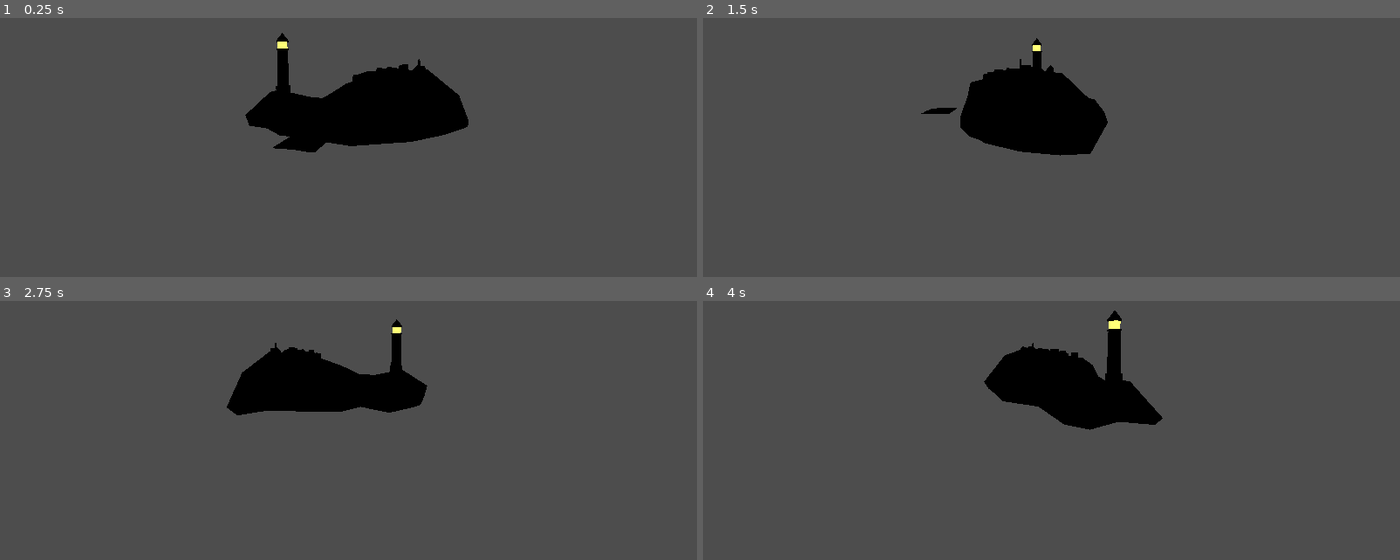
Above: before the commit, frames 1-4 (two rows, left to right).
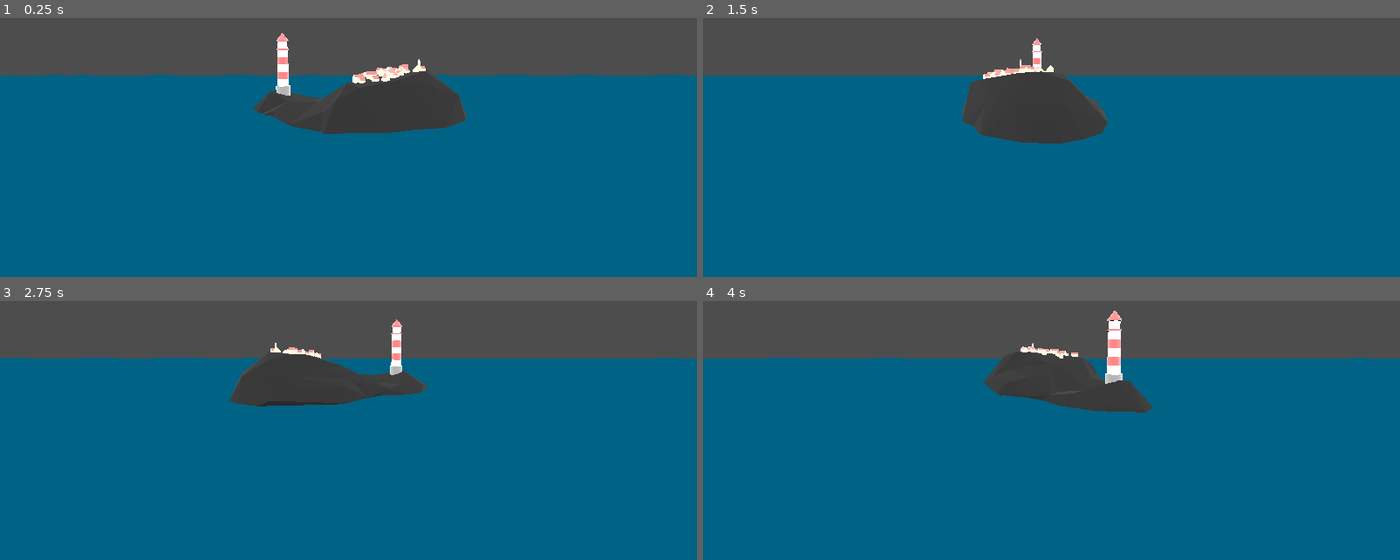
Above: after the commit, the same moments.

Repository: swstevens/Godot-and-Shaders
Game: Godot game, scene res://lighthouse_scene.tscn
Two runs of this game, one before a commit and one after it. Both use one fixed random seed, a clock stepped at 60 frames per second and the inputs below.
Inputs (mouse positions are in pixels of both pictures, inside the frame that each line leads up to):
- Up to frame 1 (0.25 s): no input
- Up to frame 2 (1.5 s): move the mouse to (1204, 62) at 0.52 s; hold Right (ui_right) 0.53-1.28 s; click (1204, 62) at 0.67 s; move the mouse to (912, 100) at 1.27 s; hold Down (ui_down) from 1.28 s (still down)
- Up to frame 3 (2.75 s): move the mouse to (outside the picture) at 2.02 s; release Down (ui_down) at 2.03 s; hold Right (ui_right) from 2.03 s (still down)
- Up to frame 4 (4 s): move the mouse to (1016, 443) at 2.77 s; release Right (ui_right) at 2.78 s; hold Up (ui_up) 2.78-3.53 s; click (1016, 443) at 2.92 s; move the mouse to (1260, 422) at 3.52 s; hold Left (ui_left) from 3.53 s (still down)

The runs differ from the first frame. In frame 1, 78% of the frame differs, in the area x 0-100%, y 5-100%; in frame 2, 78%; in frame 3, 78%; in frame 4, 78%, in the area x 0-100%, y 3-100%.

Commit message:
add basic environment light

Diff:
--- a/lighthouse_scene.tscn
+++ b/lighthouse_scene.tscn
@@ -5,6 +5,7 @@
 [ext_resource type="Shader" path="res://Shaders/water.gdshader" id="3_xskoq"]
 
 [sub_resource type="QuadMesh" id="QuadMesh_klxx8"]
+size = Vector2(100, 100)
 subdivide_width = 50
 orientation = 1
 
@@ -66,3 +67,13 @@
 transform = Transform3D(1, 0, 0, 0, 1, 0, 0, 0, 1, -7.30753e-05, 0, 4.30413)
 mesh = SubResource("QuadMesh_klxx8")
 surface_material_override/0 = SubResource("ShaderMaterial_8h68v")
+
+[node name="LightmapGI" type="DirectionalLight3D" parent="." index="3"]
+transform = Transform3D(1, 0, 0, 0, -4.37114e-08, 1, 0, -1, -4.37114e-08, 0, 5.02619, 0.369908)
+light_energy = 1.459
+light_indirect_energy = 16.0
+light_volumetric_fog_energy = 0.0
+light_angular_distance = 90.0
+light_bake_mode = 1
+directional_shadow_mode = 0
+sky_mode = 1
